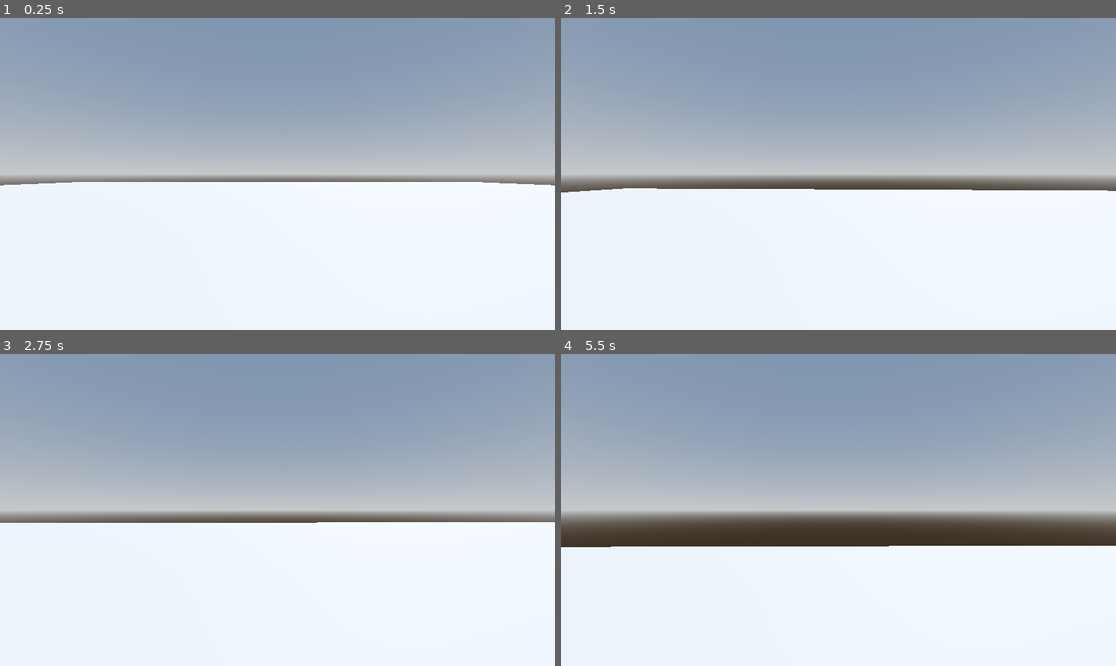
Above: before the commit, frames 1-4 (two rows, left to right).
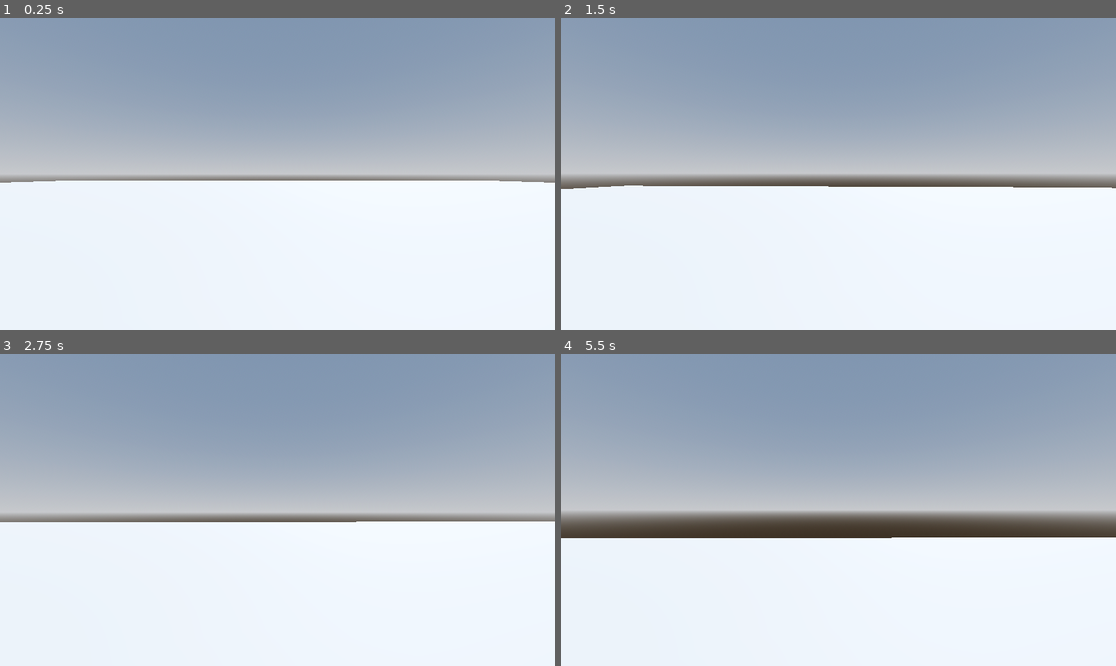
Above: after the commit, the same moments.

Repository: BlurryGames/RoboRampage
Game: Godot game, scene res://levels/sand_box.tscn
Two runs of this game, one before a commit and one after it. Both use one fixed random seed, a clock stepped at 60 frames per second and the inputs below.
Inputs (mouse positions are in pixels of both pictures, inside the frame that each line leads up to):
- Up to frame 1 (0.25 s): no input
- Up to frame 2 (1.5 s): tap Enter at 0.5 s; move the mouse to (866, 174) at 0.52 s; hold W (move_forward) from 0.53 s (still down); tap Space (jump) at 0.77, 1.25 s; move the mouse to (810, 174) at 1.27 s
- Up to frame 3 (2.75 s): keep holding W (move_forward); tap Space (jump) at 1.52 s; move the mouse to (288, 503) at 2.02 s
- Up to frame 4 (5.5 s): keep holding W (move_forward); move the mouse to (832, 516) at 2.77 s; tap Space (jump) at 3.02, 3.77, 4.52 s; move the mouse to (877, 513) at 3.52 s; move the mouse to (794, 506) at 4.27 s; move the mouse to (844, 510) at 5.02 s

The runs differ from the first frame. In frame 1, 0.5% of the frame differs, in the area x 0-100%, y 52-54%; in frame 2, 0.9%; in frame 3, 1.7%; in frame 4, 2.7%, in the area x 0-100%, y 58-62%.

Commit message:
Section4: Robo Rampage / Lesson5: Improved Aiming and Smoothing

Diff:
--- a/player/player.gd
+++ b/player/player.gd
@@ -1,11 +1,13 @@
-extends CharacterBody3D
+class_name Player extends CharacterBody3D
 
-const SPEED = 5.0
-const JUMP_VELOCITY = 4.5
+const SPEED: float = 5.0
+const JUMP_VELOCITY: float = 4.5
 
 var mouse_motion := Vector2.ZERO
 
 var gravity: float = ProjectSettings.get_setting("physics/3d/default_gravity")
+
+@onready var camera_pivot: Node3D = $CameraPivot
 
 func _ready() -> void:
 	Input.mouse_mode = Input.MOUSE_MODE_CAPTURED
@@ -39,4 +41,7 @@
 
 func handle_camera_rotation() -> void:
 	rotate_y(mouse_motion.x)
+	camera_pivot.rotate_x(mouse_motion.y)
+	camera_pivot.rotation_degrees.x = clampf(
+			camera_pivot.rotation_degrees.x, -90.0, 90.0)
 	mouse_motion = Vector2.ZERO
--- a/player/player.tscn
+++ b/player/player.tscn
@@ -1,6 +1,7 @@
-[gd_scene load_steps=4 format=3 uid="uid://b86xs7k1u6yrc"]
+[gd_scene load_steps=5 format=3 uid="uid://b86xs7k1u6yrc"]
 
 [ext_resource type="Script" path="res://player/player.gd" id="1_rqva8"]
+[ext_resource type="Script" path="res://player/smooth_camera.gd" id="2_of6xf"]
 
 [sub_resource type="CapsuleMesh" id="CapsuleMesh_lbar4"]
 
@@ -15,5 +16,9 @@
 [node name="CollisionShape3D" type="CollisionShape3D" parent="."]
 shape = SubResource("CapsuleShape3D_iqcxw")
 
-[node name="Camera3D" type="Camera3D" parent="."]
+[node name="CameraPivot" type="Node3D" parent="."]
+
+[node name="SmoothCamera" type="Camera3D" parent="CameraPivot"]
 transform = Transform3D(1, 0, 0, 0, 1, 0, 0, 0, 1, 0, 0.3, 0)
+top_level = true
+script = ExtResource("2_of6xf")
--- /dev/null
+++ b/player/smooth_camera.gd
@@ -0,0 +1,9 @@
+class_name SmoothCamera extends Camera3D
+
+@export var speed: float = 44.0
+
+func _physics_process(delta: float) -> void:
+	var weight: float = clampf(speed * delta, 0.0, 1.0)
+	global_transform = global_transform.interpolate_with(
+			get_parent().global_transform, weight)
+	global_position = get_parent().global_position
